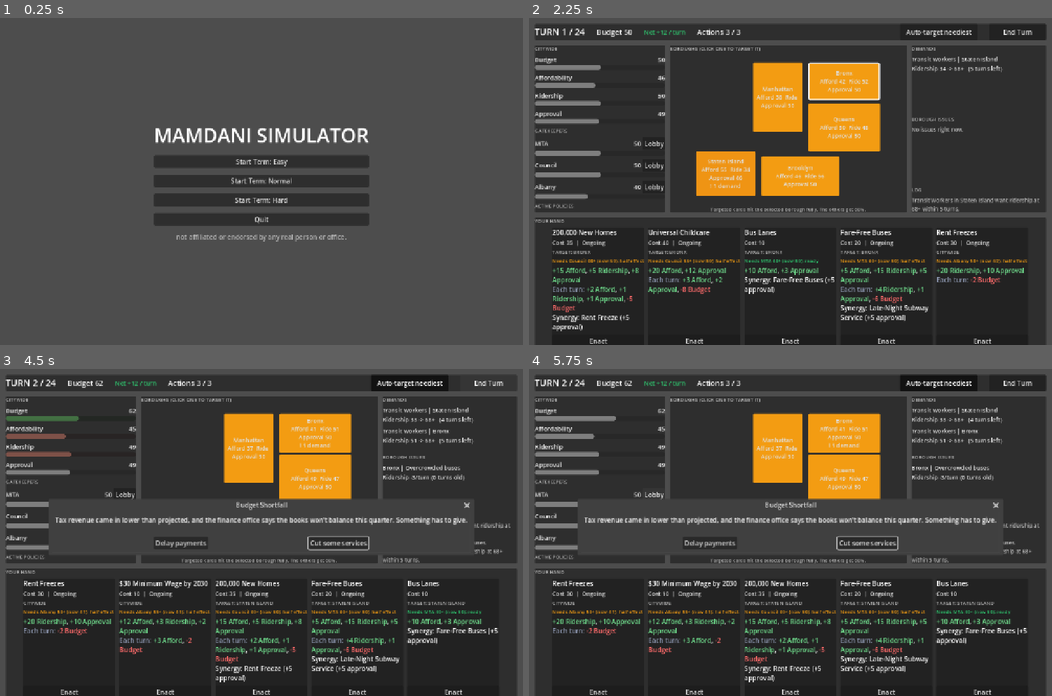
Above: before the commit, frames 1-4 (two rows, left to right).
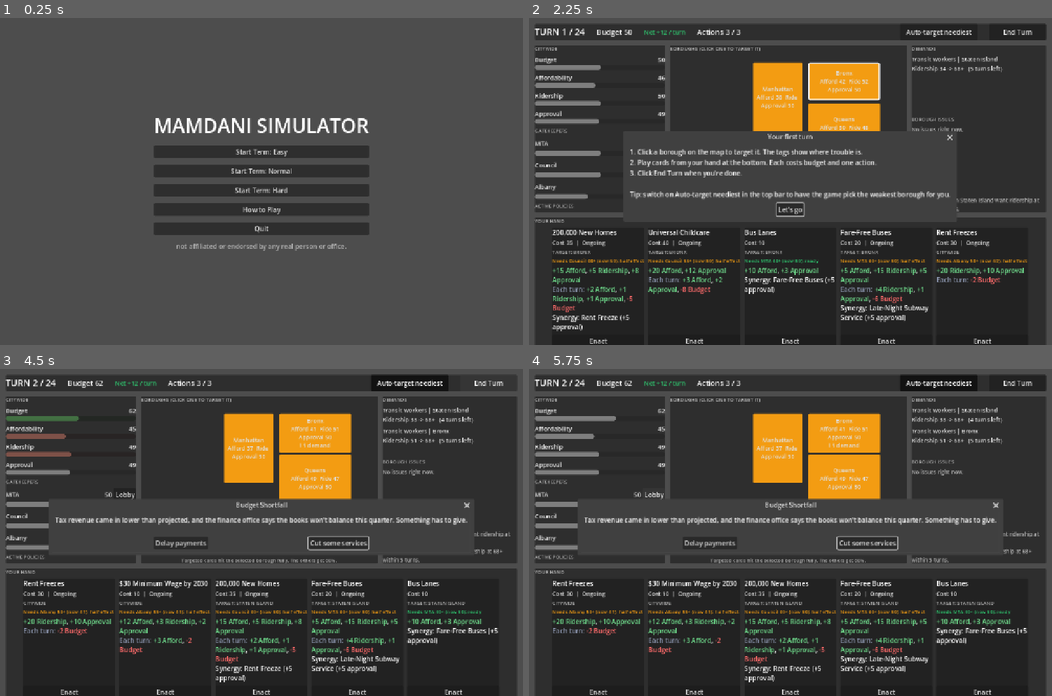
Above: after the commit, the same moments.

Repository: LowPolyPhosphorus/mamdani-simulator
Game: Godot game, scene res://title.tscn
Same seed, same stepped clock (60 frames per second), same inputs: the game is played once before the commit and once after it.
Inputs (mouse positions are in pixels of both pictures, inside the frame that each line leads up to):
- Up to frame 1 (0.25 s): no input
- Up to frame 2 (2.25 s): click (790, 210) at 0.5 s, where only the run after the commit has a clickable "How to Play"; click (790, 315) at 1.25 s, where only the run after the commit has a clickable "Got it"; click "Start Term: Easy" at 2 s
- Up to frame 3 (4.5 s): click (261, 561) at 2.75 s, where only the run after the commit has a clickable "Let's go"; click "Auto-target neediest" at 3.5 s; click "End Turn" at 4.25 s
- Up to frame 4 (5.75 s): click "Lobby" at 5 s

The runs differ from the first frame. In frame 1, 9.5% of the frame differs, in the area x 29-71%, y 30-72%; in frame 2, 6.7%; in frame 3, 0.6%; in frame 4, 0.6%.

Commit message:
Add difficulty levels, auto-target, low tags, softer drift, how-to-play and intro popup

Diff:
--- a/game_state.gd
+++ b/game_state.gd
@@ -10,8 +10,6 @@
 const ATTITUDE_DRIFT := 1
 const LOBBY_COST := 5
 const LOBBY_GAIN := 8
-const ISSUE_CHANCE := 0.4
-const MAX_ISSUES := 3
 const ISSUE_DRAIN := 3
 const ISSUE_ESCALATE_TURNS := 3
 const ISSUE_PENALTY := 6
@@ -36,29 +34,31 @@
 	"easy": {
 		"actions": 3, "income": 12, "drift_aff": 1, "drift_rid": 1, "drift_app": 0,
 		"spillover": 0.6, "lose_approval": 10, "lapse_penalty": 4,
-		"event_chance": 0.35, "demand_chance": 0.5, "max_demands": 2, "issue_chance": 0.15,
+		"event_chance": 0.35, "demand_chance": 0.5, "max_demands": 2, "issue_chance": 0.2, "max_issues": 2,
 		"health_drift": 0.0,
 	},
 	"normal": {
 		"actions": 2, "income": 10, "drift_aff": 2, "drift_rid": 2, "drift_app": 1,
 		"spillover": 0.4, "lose_approval": 15, "lapse_penalty": 8,
-		"event_chance": 0.5, "demand_chance": 0.7, "max_demands": 3, "issue_chance": 0.3,
+		"event_chance": 0.5, "demand_chance": 0.7, "max_demands": 3, "issue_chance": 0.4, "max_issues": 3,
 		"healthy drift": 0.5,
 	},
 	"hard": {
 		"actions": 2, "income": 8, "drift_aff": 3, "drift_rid": 2, "drift_app": 1,
 		"spillover": 0.3, "lose_approval": 20, "lapse_penalty": 10,
-		"event_chance": 0.6, "demand_chance": 0.8, "max_demands": 4, "issue_chance": 0.4,
+		"event_chance": 0.6, "demand_chance": 0.8, "max_demands": 4, "issue_chance": 0.5, "max_issues": 4,
 		"healthy_drift": 1.0,
 	},
 }
 
 var difficulty: String = "normal"
+var intro_shown := false
 var cfg: Dictionary = PRESETS["normal"]
 
 func set_difficulty(d: String) -> void:
 	difficulty = d
 	cfg = PRESETS[d]
+	intro_shown = false
 
 var turn: int = 1
 var budget: int = 50
@@ -262,7 +262,7 @@
 
 
 func _spawn_issue() -> void:
-	if active_issues.size() >= MAX_ISSUES or randf() > ISSUE_CHANCE:
+	if active_issues.size() >= cfg["max_issues"] or randf() > cfg["issue_chance"]:
 		return
 	var b: String = BOROUGHS.pick_random()
 	var template: Dictionary = ISSUES.pick_random()
--- a/main.gd
+++ b/main.gd
@@ -63,6 +63,7 @@
 	_spawn_demand()
 	_update_ui()
 	_draw_hand()
+	_show_intro()
 
 
 # -UI-
@@ -632,3 +633,14 @@
 	if auto_target:
 		GameState.target_borough = GameState.neediest_borough()
 		_update_boroughs()
+
+func _show_intro() -> void:
+	if GameState.intro_shown:
+		return
+	GameState.intro_shown = true
+	var d := AcceptDialog.new()
+	d.title = "Your first turn"
+	d.dialog_text = "1. Click a borough on the map to target it. The tags show where trouble is. \n2. Play cards from your hand at the bottom. Each costs budget and one action. \n3. Click End Turn when you're done. \n\nTip: switch on Auto-target neediest in the top bar to have the game pick the weakest borough for you."
+	d.ok_button_text = "Let's go"
+	add_child(d)
+	d.popup_centered(Vector2i(520, 0))
--- a/title.gd
+++ b/title.gd
@@ -26,6 +26,11 @@
 		b.pressed.connect(_start.bind(o[1]))
 		box.add_child(b)
 
+	var help := Button.new()
+	help.text = "How to Play"
+	help.pressed.connect(_show_help)
+	box.add_child(help)
+
 	var quit := Button.new()
 	quit.text = "Quit"
 	quit.pressed.connect(get_tree().quit)
@@ -41,3 +46,70 @@
 	GameState.set_difficulty(d)
 	GameState.reset()
 	get_tree().change_scene_to_file(GAME_SCENE)
+
+const HOW_TO_PLAY := """GOAL
+Get through 24 turns with citywide approval staying healthy. Higher approval at the end of the game means a better result.
+
+EACH TURN
+1. Pick a borough to target (click it, or use Auto-target neediest).
+2. Play cards from your hand. Each one costs budget and one action.
+3. Click End Turn when you're out of actions or budget.
+
+TARGETTING
+A target card hits the borough you selected fully. The other boroughs only get a share of the effect. Citywide cards hit every borough fully.
+
+POLICIES
+Ongoing policies keep helping each turn, but they charge upkeep. If you cant pay it, the policy lapses and approval drops.
+
+TIPS
+Fix the weakest borough first, sincing losing happens on the citywide average. Don't spend all your budget in one turn, buecause upkeep is due every turn."""
+
+var help_overlay: Control
+
+func _show_help() -> void:
+	if help_overlay != null:
+		return
+	help_overlay = Control.new()
+	help_overlay.set_anchors_preset(Control.PRESET_FULL_RECT)
+	add_child(help_overlay)
+
+	var dim := ColorRect.new()
+	dim.color = Color(0, 0, 0, 0.55)
+	dim.set_anchors_preset(Control.PRESET_FULL_RECT)
+	help_overlay.add_child(dim)
+
+	var center:= CenterContainer.new()
+	center.set_anchors_preset(Control.PRESET_FULL_RECT)
+	help_overlay.add_child(center)
+
+	var panel := PanelContainer.new()
+	center.add_child(panel)
+
+	var margin := MarginContainer.new()
+	for side in ["left", "right", "top", "bottom"]:
+		margin.add_theme_constant_override("margin_" + side, 24)
+	panel.add_child(margin)
+
+	var v := VBoxContainer.new()
+	v.add_theme_constant_override("separation", 12)
+	margin.add_child(v)
+
+	var heading := Label.new()
+	heading.text = "How to Play"
+	heading.add_theme_font_size_override("font_size", 28)
+	v.add_child(heading)
+
+	var body := Label.new()
+	body.text = HOW_TO_PLAY
+	body.autowrap_mode = TextServer.AUTOWRAP_WORD_SMART
+	body.custom_minimum_size = Vector2(520, 0)
+	v.add_child(body)
+
+	var close := Button.new()
+	close.text = "Got it"
+	close.pressed.connect(_close_help)
+	v.add_child(close)
+
+func _close_help() -> void:
+	help_overlay.queue_free()
+	help_overlay = null
